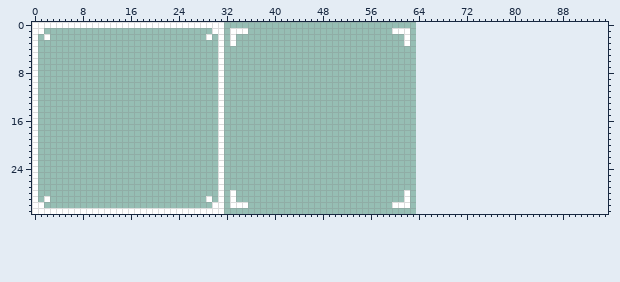
Two versions of one pixel-art file, assets/tilesets/tmp_selection.aseprite. Above is the file before it was changed.
64x32 pixels, 1 frame. The old version is drawn lined up with the new one, on the new canvas.
The result:
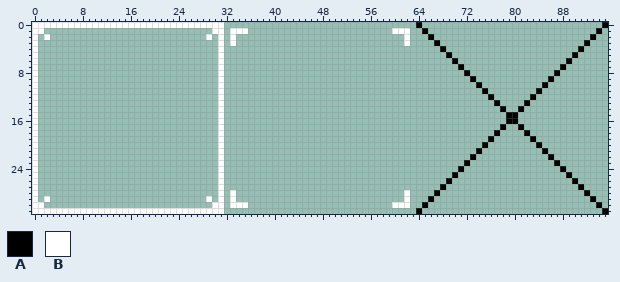
Palette (. is transparent): A #000000  B #ffffff
Changes in this commit:
canvas 64x32 -> 96x32
The author put colour A in row 0 at x 64 and 95; in row 1 at x 65 and 94; in row 2 at x 66 and 93; in row 3 at x 67 and 92; in row 4 at x 68 and 91; in row 5 at x 69 and 90.
The author put colour A in row 6 at x 70 and 89; in row 7 at x 71 and 88; in row 8 at x 72 and 87; in row 9 at x 73 and 86; in row 10 at x 74 and 85; in row 11 at x 75 and 84.
The author put colour A in row 12 at x 76 and 83; in row 13 at x 77 and 82; in row 14 at x 78 and 81; in rows 15 to 16 at x 79 to 80; in row 17 at x 78 and 81; in row 18 at x 77 and 82.
The author put colour A in row 19 at x 76 and 83; in row 20 at x 75 and 84; in row 21 at x 74 and 85; in row 22 at x 73 and 86; in row 23 at x 72 and 87; in row 24 at x 71 and 88.
The author put colour A in row 25 at x 70 and 89; in row 26 at x 69 and 90; in row 27 at x 68 and 91; in row 28 at x 67 and 92; in row 29 at x 66 and 93; in row 30 at x 65 and 94.
The author put colour A in row 31 at x 64 and 95.
